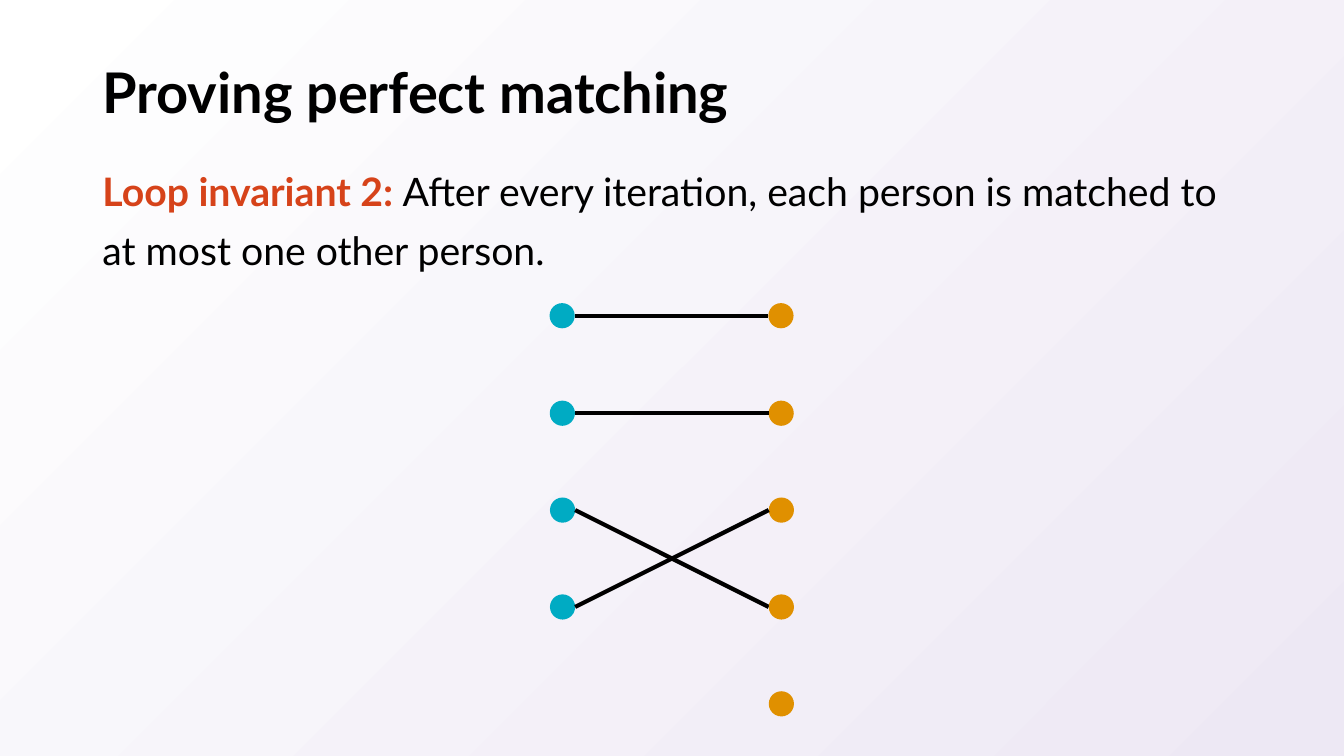
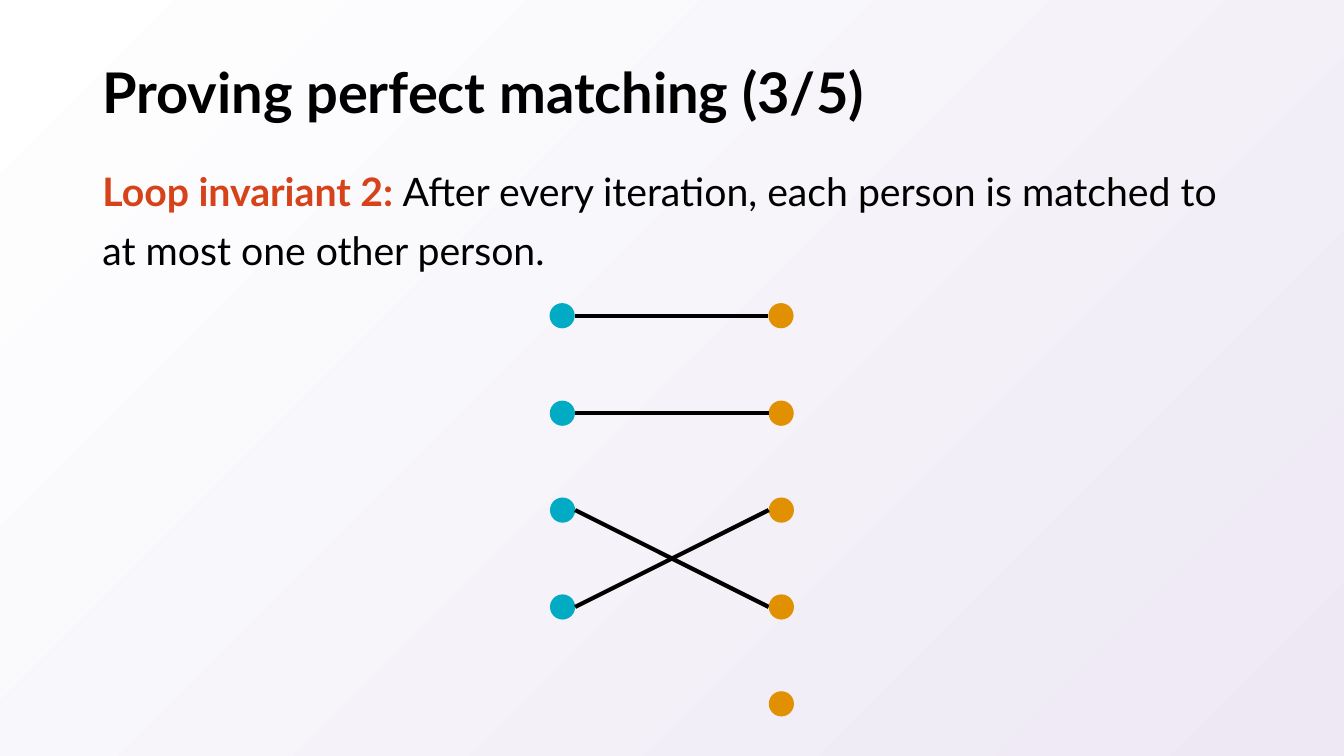
Before and after one commit to natebrunelle/cse417, a slide deck: slide 23 of markdown/files/slides/04.pptx. Drawn at 1344x756 pixels with LibreOffice and Linux fonts; fonts in the diff are those of the drawing. Boxes give left, top, right and bottom in pixels: in the first picture for what was removed or moved away, otherwise in the second. Text is boxed around its words. In the diff, an @@ line names an element or a change of style, - is before the commit and + after.

```diff
--- a/markdown/files/slides/04.pptx
+++ b/markdown/files/slides/04.pptx
@@ title at bbox=[102, 69, 864, 123]: text changed @@
-Proving perfect matching
+Proving perfect matching (3/5)
```
Also in this commit, not shown: 35 other slides changed, 1 slide added, 4 other files.
